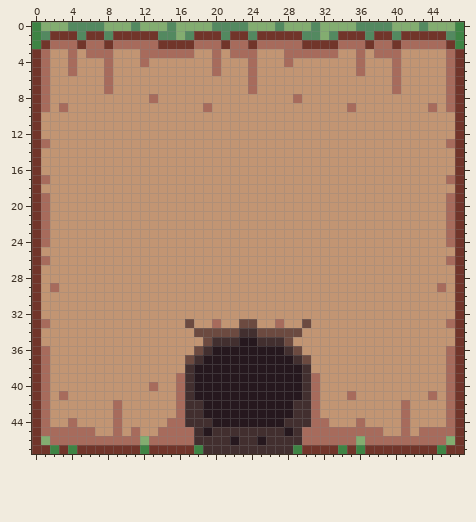
Two versions of one pixel-art sprite, Content/Images/Textures2D/Mountains/grass-small-cave-entry.png. Above, as it was before the edit.
The file is 48x48 pixels.
After:
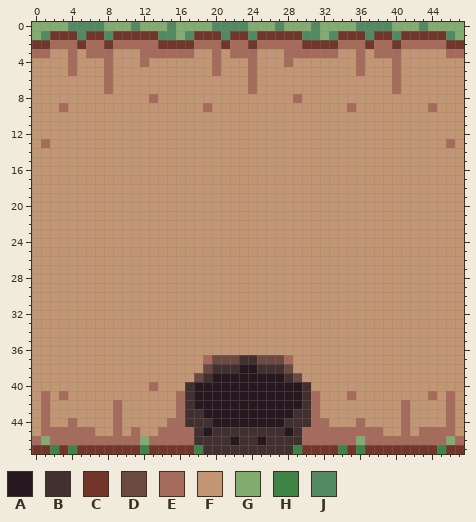
Palette (. is transparent): A #26181e  B #422f2f  C #71352a  D #6c4a40  E #a76b5c  F #c29573  G #83ad70  H #3e8444  J #538960
Change:
y 0..1: x 0 H -> G; x 47 H -> G
y 2: x 0 H -> C; x 47 H -> C
y 3: x 0 C -> E; x 47 C -> E
y 4..9: x 0..1 CE -> FF; x 46..47 EC -> FF
y 10..16: x 0 C -> F; x 47 C -> F
y 17: x 0..1 CE -> FF; x 46..47 EC -> FF
y 18: x 0 C -> F; x 47 C -> F
y 19..24: x 0..1 CE -> FF; x 46..47 EC -> FF
y 25: x 0 C -> F; x 47 C -> F
y 26: x 0..1 CE -> FF; x 46..47 EC -> FF
y 27..28: x 0 C -> F; x 47 C -> F
y 29: x 0 C -> F; x 2 E -> F; x 45 E -> F; x 47 C -> F
y 30..32: x 0 C -> F; x 47 C -> F
y 33: x 0..1 CE -> FF; x 17 D -> F; x 20 E -> F; x 23..24 DD -> FF; x 27 E -> F; x 30 D -> F; x 46..47 EC -> FF
y 34: x 0 C -> F; x 18..29 DDDDDBBDDDDD -> FFFFFFFFFFFF; x 47 C -> F
y 35: x 0 C -> F; x 19..28 DBBBAABBBD -> FFFFFFFFFF; x 47 C -> F
y 36: x 0..1 CE -> FF; x 18..29 DBAAAAAAAABD -> FFFFFFFFFFFF; x 46..47 EC -> FF
y 37: x 0..1 CE -> FF; x 17..30 DBAAAAAAAAAABD -> FFEDDDBBDDDEFF; x 46..47 EC -> FF
y 38: x 0..1 CE -> FF; x 17..22 BAAAAA -> FFDBBB; x 25..30 AAAAAB -> BBBDFF; x 46..47 EC -> FF
y 39: x 0..1 CE -> FF; x 16..19 EBAA -> FFDB; x 28..31 AABE -> BDFF; x 46..47 EC -> FF
y 40: x 0..1 CE -> FF; x 16 E -> F; x 31 E -> F; x 46..47 EC -> FF
y 41: x 0 C -> F; x 47 C -> F
y 42: x 0 C -> F; x 18 B -> A; x 29 B -> A; x 47 C -> F
y 43..45: x 0 C -> F; x 47 C -> F
y 46: x 0 C -> E; x 47 C -> E
Pixel boxes of the changes (left, top, right, bottom) in both pictures:
changed: (32, 22, 59, 445)
changed: (437, 22, 464, 445)
changed: (176, 319, 320, 409)
